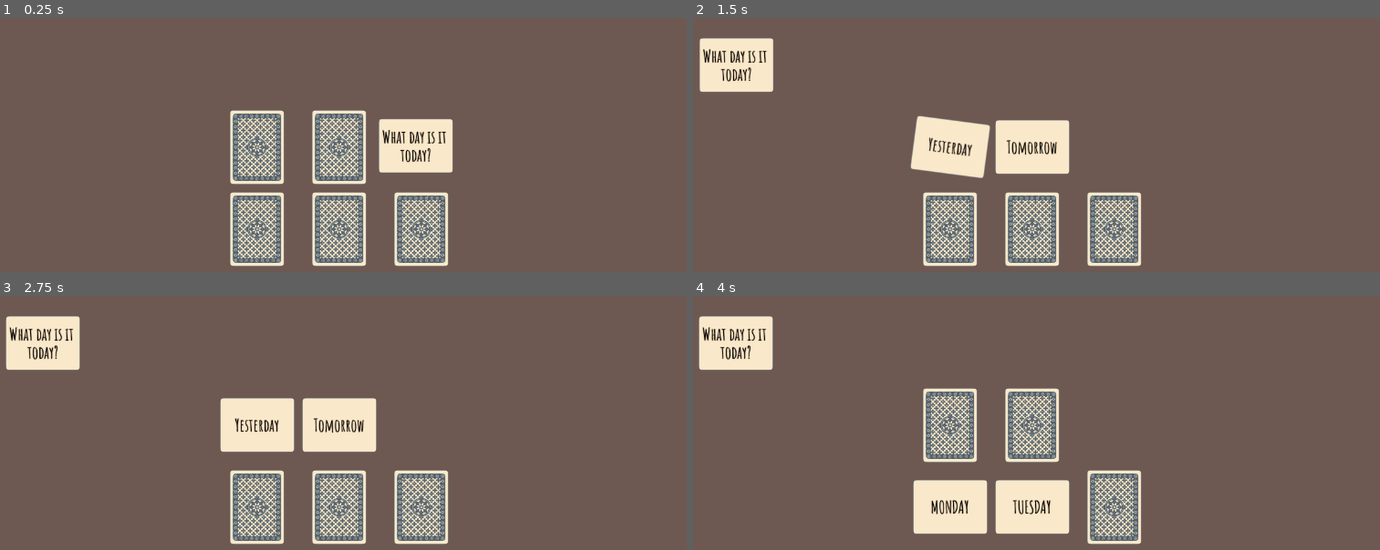
Above: before the commit, frames 1-4 (two rows, left to right).
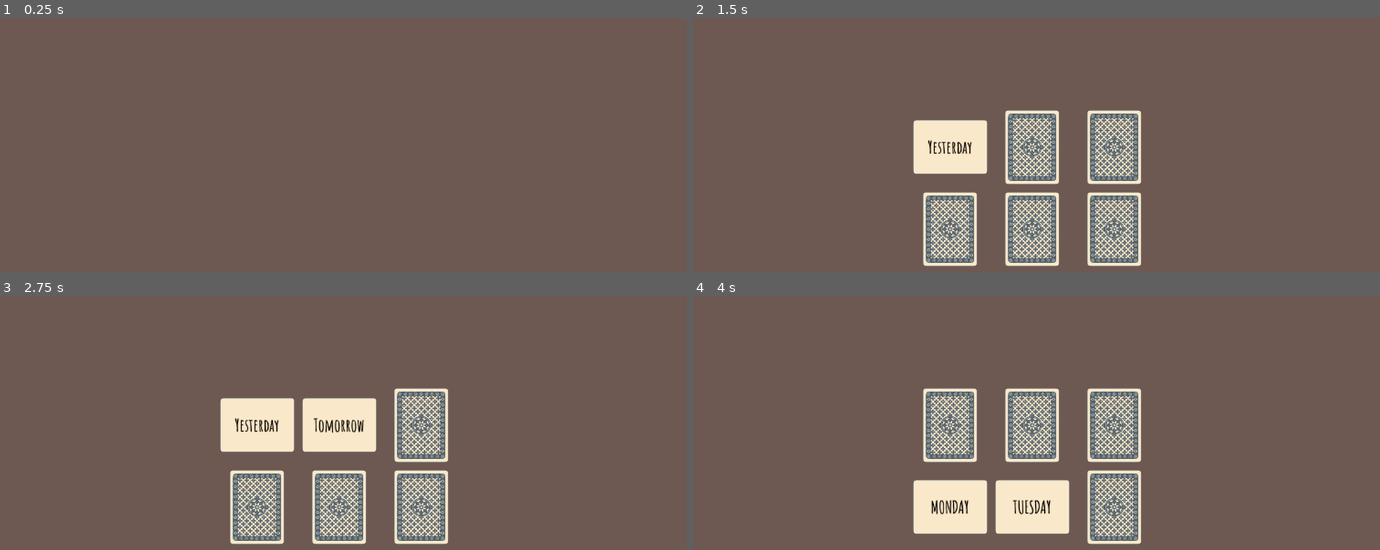
Above: after the commit, the same moments.

Repository: SLiV9/solitaire
Game: Godot game, scene res://assets/gameplay.tscn
Two runs of this game, one before a commit and one after it. Both use one fixed random seed, a clock stepped at 60 frames per second and the inputs below.
Inputs (mouse positions are in pixels of both pictures, inside the frame that each line leads up to; where the layout moved, square brackets give the same spot in the first picture):
- Up to frame 1 (0.25 s): no input
- Up to frame 2 (1.5 s): click (947, 147) [1070, 137] at 0.5 s; click (947, 147) at 1.25 s
- Up to frame 3 (2.75 s): click (336, 425) at 2 s
- Up to frame 4 (4 s): click (947, 506) at 2.75 s; click (1029, 506) at 3.5 s

The runs differ from the first frame. In frame 1, 14% of the frame differs, in the area x 33-66%, y 36-98%; in frame 2, 7.6%; in frame 3, 4.5%; in frame 4, 4.5%.

Commit message:
Some more sound effects.

Diff:
--- a/assets/card.gd
+++ b/assets/card.gd
@@ -9,6 +9,7 @@
 
 
 func _ready():
+	$Back.visible = false
 	_label.bbcode_text = "[center]%s[/center]" % [phrase]
 
 
@@ -21,7 +22,19 @@
 		sfx.play()
 
 
-func fly_to(other_node, duration, with_angle):
+func place(delay):
+	var from = Vector2(self.get_parent().rect_global_position.x, 8000)
+	var to = self.rect_global_position
+	$Tween.interpolate_property(self, "rect_global_position", from, from,
+		0.01, Tween.TRANS_LINEAR, Tween.EASE_IN_OUT)
+	$Tween.interpolate_property(self, "rect_global_position", from, to,
+		0.2, Tween.TRANS_CUBIC, Tween.EASE_OUT, delay)
+	$Tween.start()
+	$PlaceTimer.wait_time = delay
+	$PlaceTimer.start()
+
+
+func fly_to(other_node, delay, duration, with_angle):
 	var current_position = self.rect_global_position
 	var hole = Control.new()
 	hole.rect_min_size = self.rect_min_size
@@ -29,15 +42,20 @@
 	get_parent().remove_child(self)
 	other_node.add_child(self)
 	$Tween.interpolate_property(self, "rect_global_position",
+		current_position, current_position,
+		0.01, Tween.TRANS_LINEAR, Tween.EASE_IN_OUT)
+	$Tween.interpolate_property(self, "rect_global_position",
 		current_position, other_node.rect_global_position,
-		duration, Tween.TRANS_CUBIC, Tween.EASE_IN_OUT)
+		duration, Tween.TRANS_CUBIC, Tween.EASE_IN_OUT, delay)
 	if with_angle:
-		var current_rotation = $Front.rect_rotation
+		var current_rotation = 0
 		var target_rotation = rand_range(-40.0, 40.0)
 		$Tween.interpolate_property($Front, "rect_rotation",
 			current_rotation, target_rotation,
-			duration, Tween.TRANS_CUBIC, Tween.EASE_IN_OUT)
+			duration, Tween.TRANS_CUBIC, Tween.EASE_IN_OUT, delay)
 	$Tween.start()
+	$FlyTimer.wait_time = delay + 0.05
+	$FlyTimer.start()
 
 
 func flip_back(delay):
@@ -49,3 +67,16 @@
 func _on_FlipBackTimer_timeout():
 	$AnimationPlayer.play_backwards("flip_to_front")
 	$Sfx/FlipBack.play()
+
+
+func _on_FlyTimer_timeout():
+	var sfxs = [$Sfx/Fly1, $Sfx/Fly2, $Sfx/Fly3]
+	var sfx = sfxs[randi() % sfxs.size()]
+	sfx.play()
+
+
+func _on_PlaceTimer_timeout():
+	$Back.visible = true
+	var sfxs = [$Sfx/Place1]
+	var sfx = sfxs[randi() % sfxs.size()]
+	sfx.play()
--- a/assets/card.tscn
+++ b/assets/card.tscn
@@ -7,6 +7,10 @@
 [ext_resource path="res://assets/sounds/cardSlide2.ogg" type="AudioStream" id=5]
 [ext_resource path="res://assets/sounds/cardSlide6.ogg" type="AudioStream" id=6]
 [ext_resource path="res://assets/sounds/cardSlide3.ogg" type="AudioStream" id=7]
+[ext_resource path="res://assets/sounds/cardShove2.ogg" type="AudioStream" id=8]
+[ext_resource path="res://assets/sounds/cardShove3.ogg" type="AudioStream" id=9]
+[ext_resource path="res://assets/sounds/cardShove4.ogg" type="AudioStream" id=10]
+[ext_resource path="res://assets/sounds/cardPlace2.ogg" type="AudioStream" id=12]
 
 [sub_resource type="Animation" id=2]
 length = 0.001
@@ -217,6 +221,19 @@
 [sub_resource type="AudioStreamRandomPitch" id=5]
 audio_stream = ExtResource( 7 )
 
+[sub_resource type="AudioStreamRandomPitch" id=6]
+audio_stream = ExtResource( 8 )
+
+[sub_resource type="AudioStreamRandomPitch" id=7]
+audio_stream = ExtResource( 9 )
+
+[sub_resource type="AudioStreamRandomPitch" id=8]
+audio_stream = ExtResource( 10 )
+
+[sub_resource type="AudioStreamRandomPitch" id=9]
+audio_stream = ExtResource( 12 )
+random_pitch = 1.35
+
 [node name="Card" type="TextureButton"]
 margin_right = 140.0
 margin_bottom = 140.0
@@ -295,8 +312,32 @@
 stream = SubResource( 3 )
 volume_db = -3.495
 
+[node name="Fly1" type="AudioStreamPlayer2D" parent="Sfx"]
+stream = SubResource( 6 )
+volume_db = -3.495
+
+[node name="Fly2" type="AudioStreamPlayer2D" parent="Sfx"]
+stream = SubResource( 7 )
+volume_db = -3.495
+
+[node name="Fly3" type="AudioStreamPlayer2D" parent="Sfx"]
+stream = SubResource( 8 )
+volume_db = -3.495
+
+[node name="Place1" type="AudioStreamPlayer2D" parent="Sfx"]
+stream = SubResource( 9 )
+volume_db = -2.622
+
 [node name="FlipBackTimer" type="Timer" parent="."]
 one_shot = true
 
+[node name="FlyTimer" type="Timer" parent="."]
+one_shot = true
+
+[node name="PlaceTimer" type="Timer" parent="."]
+one_shot = true
+
 [connection signal="toggled" from="." to="." method="_on_Card_toggled"]
 [connection signal="timeout" from="FlipBackTimer" to="." method="_on_FlipBackTimer_timeout"]
+[connection signal="timeout" from="FlyTimer" to="." method="_on_FlyTimer_timeout"]
+[connection signal="timeout" from="PlaceTimer" to="." method="_on_PlaceTimer_timeout"]
--- a/assets/puzzle.gd
+++ b/assets/puzzle.gd
@@ -12,22 +12,24 @@
 	var phrases = ["What day is it today?", "MONDAY", "TUESDAY", "Tomorrow", "SUNDAY", "Yesterday"]
 	var indices = range(6)
 	indices.shuffle()
+	var delay = 0.2
 	for i in indices:
 		var card = $ResourcePreloader.get_resource("card").instance()
 		card.pair_name = keys[i]
 		card.phrase = phrases[i]
 		if i == 0:
 			card.name = "QuestionCard"
-			card.call_deferred("set_pressed", true)
 		else:
 			card.name = "Card" + str(i)
 		card.connect("opened", self, "_on_Card_opened")
+		card.call_deferred("place", delay)
+		delay += 0.2
 		self.add_child(card)
 
 
 func _on_Card_opened(new_card):
 	if new_card.name == "QuestionCard":
-		new_card.call_deferred("fly_to", _quest_zone, 1.6, false)
+		new_card.call_deferred("fly_to", _quest_zone, 0.5, 1.1, false)
 		return
 	if opened.size() >= 2:
 		var delay = 0.1
@@ -39,8 +41,10 @@
 	if opened.size() >= 2:
 		var is_pair = opened[0].pair_name == opened[1].pair_name
 		if is_pair:
+			var delay = 0.3
 			var duration = 0.8
 			for opened_card in opened:
-				opened_card.fly_to(_discard_pile, duration, true)
-				duration += 0.7
+				opened_card.fly_to(_discard_pile, delay, duration, true)
+				delay += 0.3
+				duration += 0.4
 			opened = []
Not shown: 1 places in assets/card.tscn that only renumber resources
